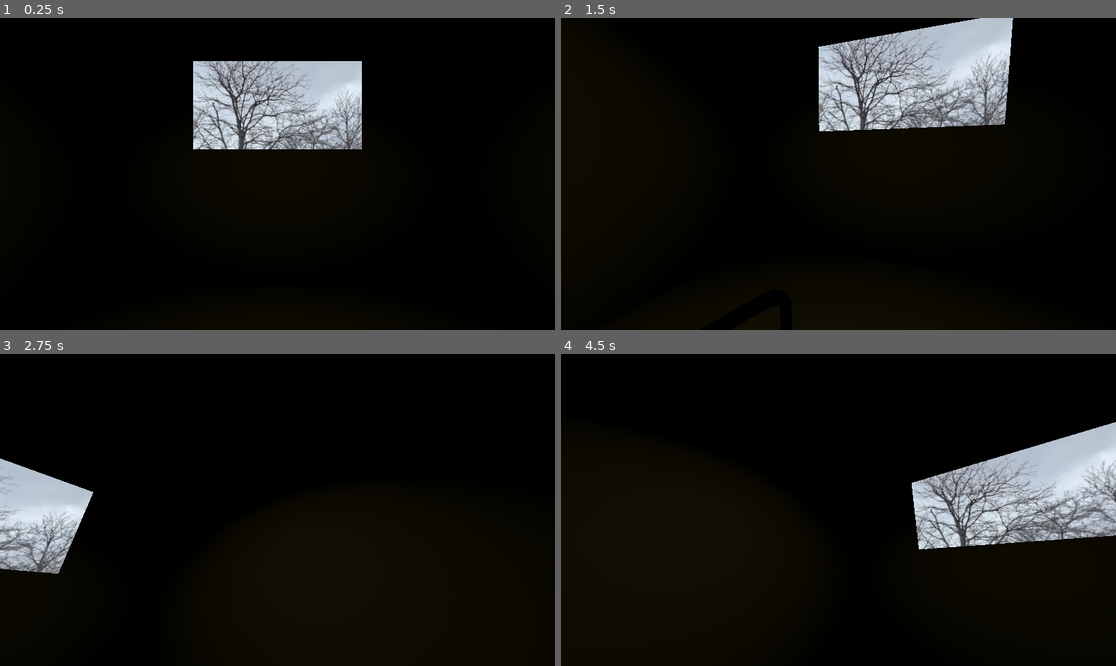
Above: before the commit, frames 1-4 (two rows, left to right).
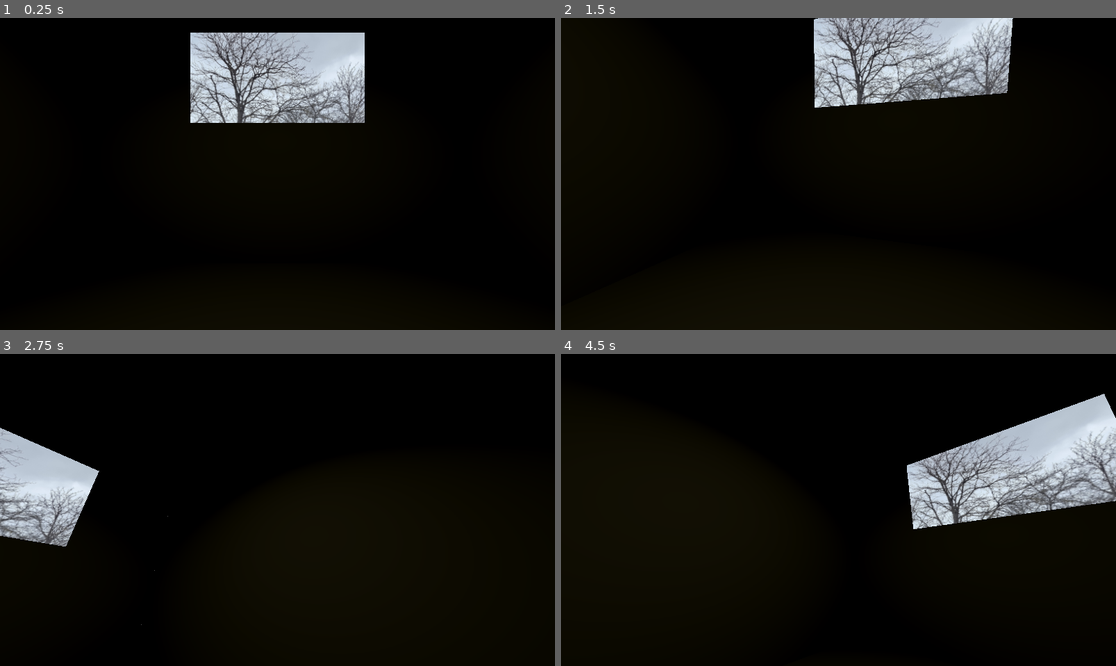
Above: after the commit, the same moments.

Repository: Nawreua/pizza-doggy-jam-4
Game: Godot game, scene res://levels/room213/room213.tscn
Two runs of this game, one before a commit and one after it. Both use one fixed random seed, a clock stepped at 60 frames per second and the inputs below. The project has no main scene, so this scene is started directly. Video files are missing from this copy of the repository; at most half a second of black plays in their place.
Inputs (mouse positions are in pixels of both pictures, inside the frame that each line leads up to):
- Up to frame 1 (0.25 s): no input
- Up to frame 2 (1.5 s): tap Enter at 0.5 s; move the mouse to (960, 158) at 0.52 s; hold D (turn_right) 0.53-1.28 s; move the mouse to (727, 189) at 1.27 s; hold S (move_backward) from 1.28 s (still down)
- Up to frame 3 (2.75 s): move the mouse to (333, 441) at 2.02 s; release S (move_backward) at 2.03 s; hold D (turn_right) from 2.03 s (still down)
- Up to frame 4 (4.5 s): move the mouse to (810, 572) at 2.77 s; release D (turn_right) at 2.78 s; hold W (move_forward) 2.78-3.53 s; move the mouse to (1005, 556) at 3.52 s; hold A (turn_left) from 3.53 s (still down); tap Space at 4.25 s; move the mouse to (672, 463) at 4.27 s

The runs differ from the first frame. In frame 1, 9.6% of the frame differs, in the area x 34-66%, y 4-43%; in frame 2, 9.6%; in frame 3, 4.6%; in frame 4, 11%, in the area x 62-100%, y 12-63%.

Commit message:
models: resized all models

Diff:
--- a/levels/room213/room213.tscn
+++ b/levels/room213/room213.tscn
@@ -76,7 +76,7 @@
 [node name="Room213" type="Node3D" unique_id=1320894127]
 
 [node name="Player" parent="." unique_id=798795127 instance=ExtResource("1_xdukt")]
-transform = Transform3D(1, 0, 0, 0, 1, 0, 0, 0, 1, 0, 0.67909247, 0)
+transform = Transform3D(1, 0, 0, 0, 1, 0, 0, 0, 1, 0, 0.22016239, 0)
 
 [node name="Walls" type="Node" parent="." unique_id=727796655]
 
--- a/scenes/enemies/guard/guard.tscn
+++ b/scenes/enemies/guard/guard.tscn
@@ -5,7 +5,7 @@
 [ext_resource type="PackedScene" uid="uid://crjk8mq5lwbh5" path="res://assets/models/guard.glb" id="3_pnkgp"]
 
 [sub_resource type="BoxShape3D" id="BoxShape3D_g8ras"]
-size = Vector3(1, 2.824646, 0.74780273)
+size = Vector3(0.6990967, 1.9200134, 0.57940674)
 
 [sub_resource type="SphereShape3D" id="SphereShape3D_g8ras"]
 radius = 5.0
@@ -16,7 +16,7 @@
 [node name="MeshInstance3D" type="MeshInstance3D" parent="." unique_id=1888721959]
 
 [node name="CollisionShape3D" type="CollisionShape3D" parent="." unique_id=1310724303]
-transform = Transform3D(1, 0, 0, 0, 1, 0, 0, 0, 1, 0, 1.4166123, 0.048217773)
+transform = Transform3D(1, 0, 0, 0, 1, 0, 0, 0, 1, 0.012145996, 0.964296, 0.07229614)
 shape = SubResource("BoxShape3D_g8ras")
 
 [node name="Sight" type="Area3D" parent="." unique_id=735660095]
@@ -25,10 +25,11 @@
 shape = SubResource("SphereShape3D_g8ras")
 
 [node name="AudioStreamPlayer3D" type="AudioStreamPlayer3D" parent="." unique_id=1563524888]
+transform = Transform3D(1, 0, 0, 0, 1, 0, 0, 0, 1, 0, 1.6732819, 0)
 stream = ExtResource("2_g173s")
 volume_db = -10.0
 
 [node name="guard" parent="." unique_id=116855466 instance=ExtResource("3_pnkgp")]
-transform = Transform3D(0.75, 0, 0, 0, 0.75, 0, 0, 0, 0.75, 0, 0, 0)
+transform = Transform3D(0.5, 0, 0, 0, 0.5, 0, 0, 0, 0.5, 0, 0, 0)
 
 [connection signal="body_entered" from="Sight" to="." method="_on_sight_body_entered"]
--- a/scenes/player/player.tscn
+++ b/scenes/player/player.tscn
@@ -4,18 +4,18 @@
 [ext_resource type="PackedScene" uid="uid://cno4wp71jlixo" path="res://assets/models/wheelchair.tscn" id="2_dovo2"]
 
 [sub_resource type="BoxShape3D" id="BoxShape3D_8afob"]
-size = Vector3(1, 1.3867188, 0.9145508)
+size = Vector3(0.5822754, 1.1681519, 0.57928467)
 
 [node name="Player" type="CharacterBody3D" unique_id=798795127]
 script = ExtResource("1_8afob")
 
 [node name="Head" type="Camera3D" parent="." unique_id=1392039368]
-transform = Transform3D(1, 0, 0, 0, 1, 0, 0, 0, 1, 0, 0.7445827, -0.19308528)
+transform = Transform3D(1, 0, 0, 0, 1, 0, 0, 0, 1, 0, 0.81572634, -0.26306772)
 
 [node name="CollisionShape3D" type="CollisionShape3D" parent="." unique_id=1276230510]
-transform = Transform3D(1, 0, 0, 0, 1, 0, 0, 0, 1, 0, 0.18346071, -0.2723153)
+transform = Transform3D(1, 0, 0, 0, 1, 0, 0, 0, 1, 0.0015869141, 0.41975832, -0.17218712)
 shape = SubResource("BoxShape3D_8afob")
 
 [node name="wheelchair" parent="." unique_id=1366926973 instance=ExtResource("2_dovo2")]
 process_mode = 4
-transform = Transform3D(-0.75, 0, -6.556708e-08, 0, 0.75, 0, 6.556708e-08, 0, -0.75, 0, 0.47154665, 0)
+transform = Transform3D(-0.5, 0, -7.54979e-08, 0, 0.5, 0, 7.54979e-08, 0, -0.5, 0, 0.47154665, 0)
